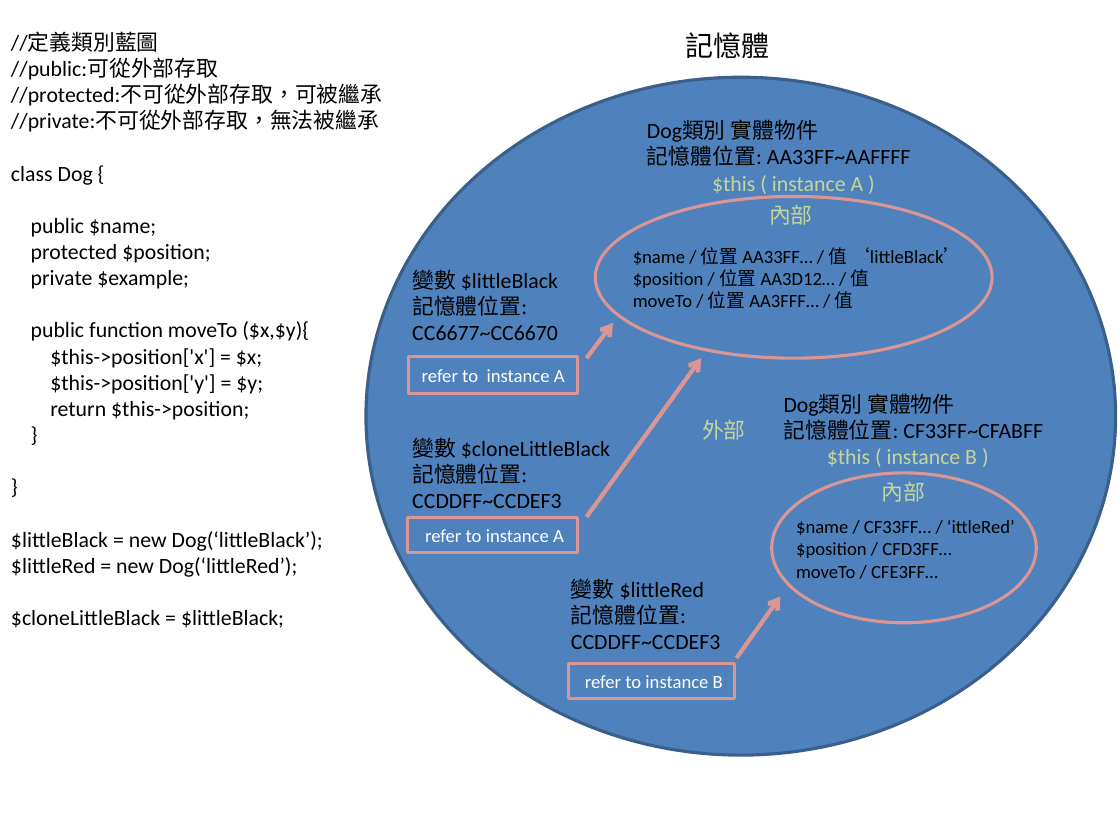
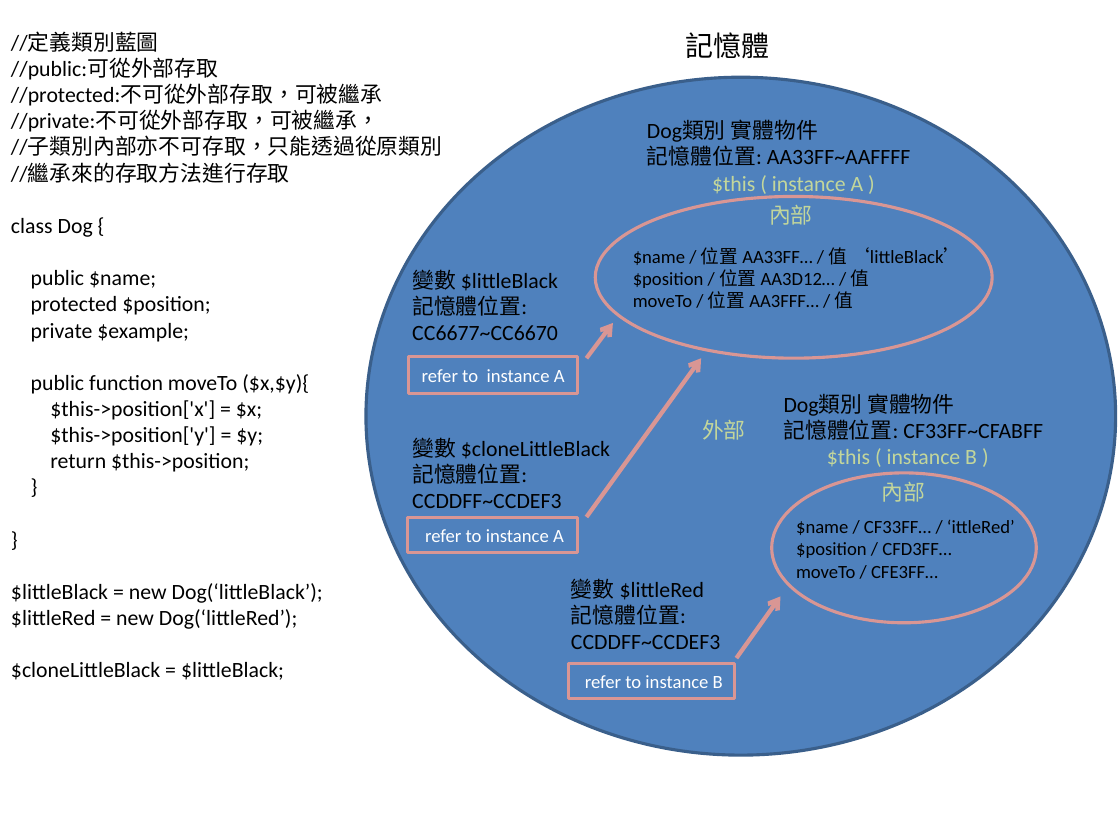
Before and after one commit to pmake/forTraining, a slide deck: slide 1 of php/phpMVC/物件概念.pptx. Drawn at 1120x840 pixels with LibreOffice and Linux fonts; fonts in the diff are those of the drawing. Boxes give left, top, right and bottom in pixels: in the first picture for what was removed or moved away, otherwise in the second. Text is boxed around its words. In the diff, an @@ line names an element or a change of style, - is before the commit and + after.

Commit message:
update

```diff
--- a/php/phpMVC/物件概念.pptx
+++ b/php/phpMVC/物件概念.pptx
@@ text at <box>11,110,442,183</box>: text changed @@
-//private:不可從外部存取，無法被繼承
+//private:不可從外部存取，可被繼承，
+//子類別內部亦不可存取，只能透過從原類別
+//繼承來的存取方法進行存取
```
Also in this commit, not shown: 4 slides added.
